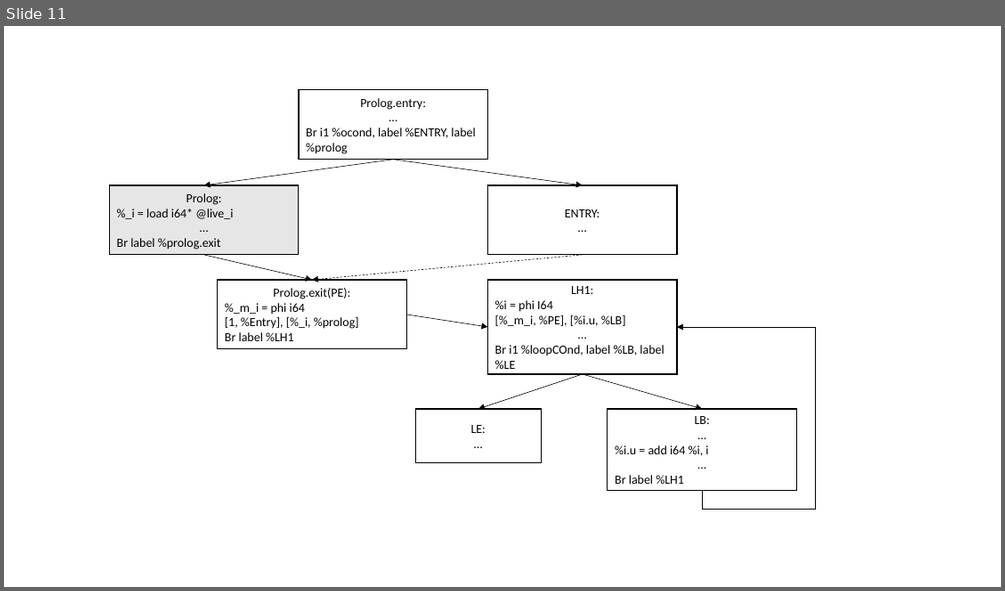
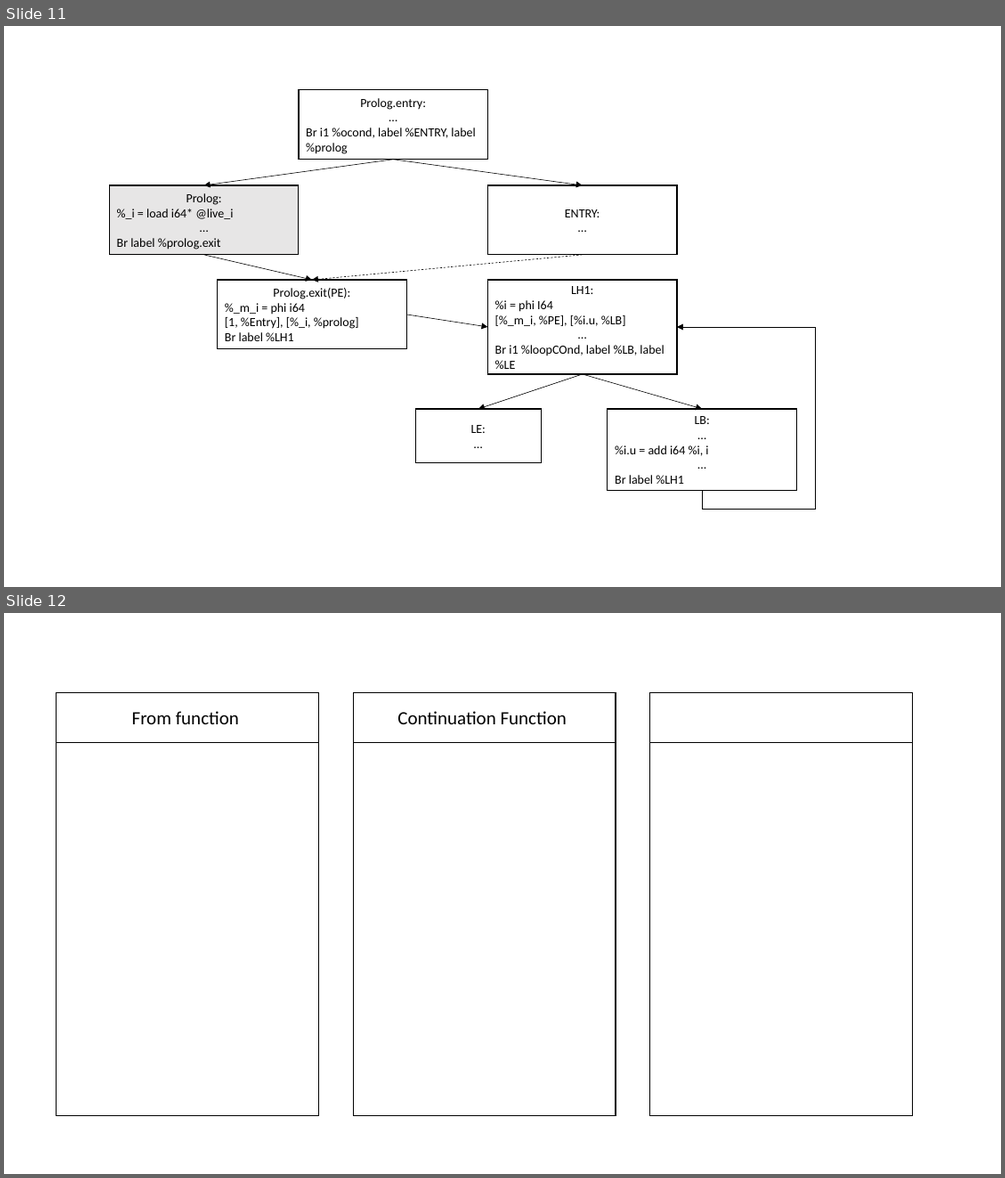
Before and after one commit to aghosn/master-thesis, a slide deck: MasterThesis/Figures/holzle.pptx. Shown one above the other, each under a label of ours: slide 11 before the commit, slides 11 and 12 after it. The pictures are 1005x591 and 1005x1178 pixels, drawn with LibreOffice and Linux fonts; fonts in the diff are those of the drawing. Boxes give left, top, right and bottom in pixels: in the first picture for what was removed or moved away, otherwise in the second. Text is boxed around its words. In the diff, an @@ line names an element or a change of style, - is before the commit and + after.

```diff
--- a/MasterThesis/Figures/holzle.pptx
+++ b/MasterThesis/Figures/holzle.pptx
@@ slide 12 added at (x1=4, y1=613, x2=1001, y2=1174), background #FFFFFF @@
@@ rectangle added at (x1=57, y1=693, x2=319, y2=1116), fill #FFFFFF, outline #000000 1 pt @@
@@ rectangle added at (x1=57, y1=693, x2=319, y2=742), fill #FFFFFF, outline #000000 1 pt, 18 pt, text #000000 @@
+From function
@@ rectangle added at (x1=353, y1=693, x2=615, y2=1116), fill #FFFFFF, outline #000000 1 pt @@
@@ rectangle added at (x1=353, y1=693, x2=615, y2=742), fill #FFFFFF, outline #000000 1 pt, 18 pt, text #000000 @@
+Continuation Function
@@ rectangle added at (x1=650, y1=693, x2=913, y2=1116), fill #FFFFFF, outline #000000 1 pt @@
@@ rectangle added at (x1=650, y1=693, x2=913, y2=742), fill #FFFFFF, outline #000000 1 pt @@
```
Also in this commit, not shown: 15 other files.
